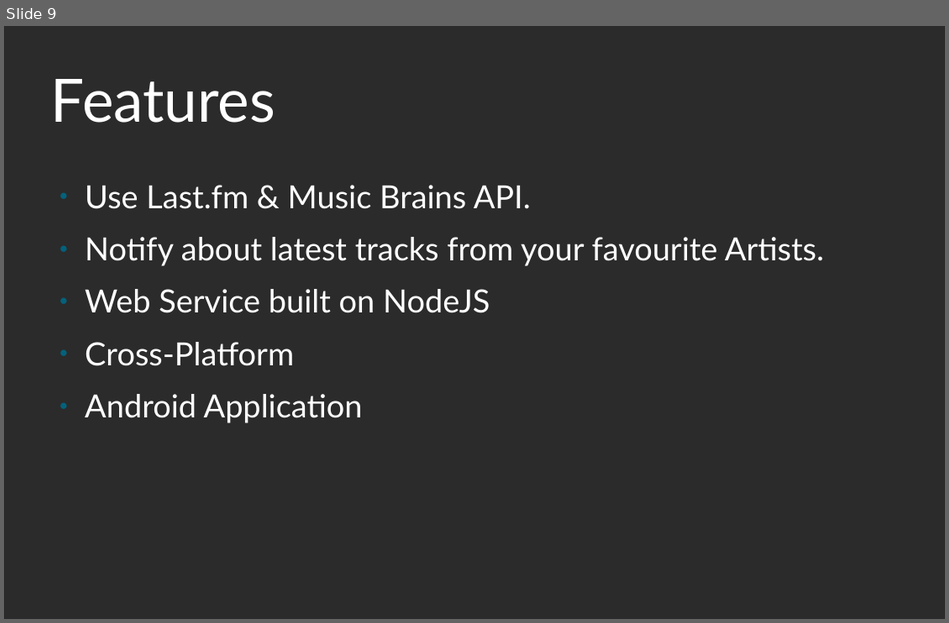
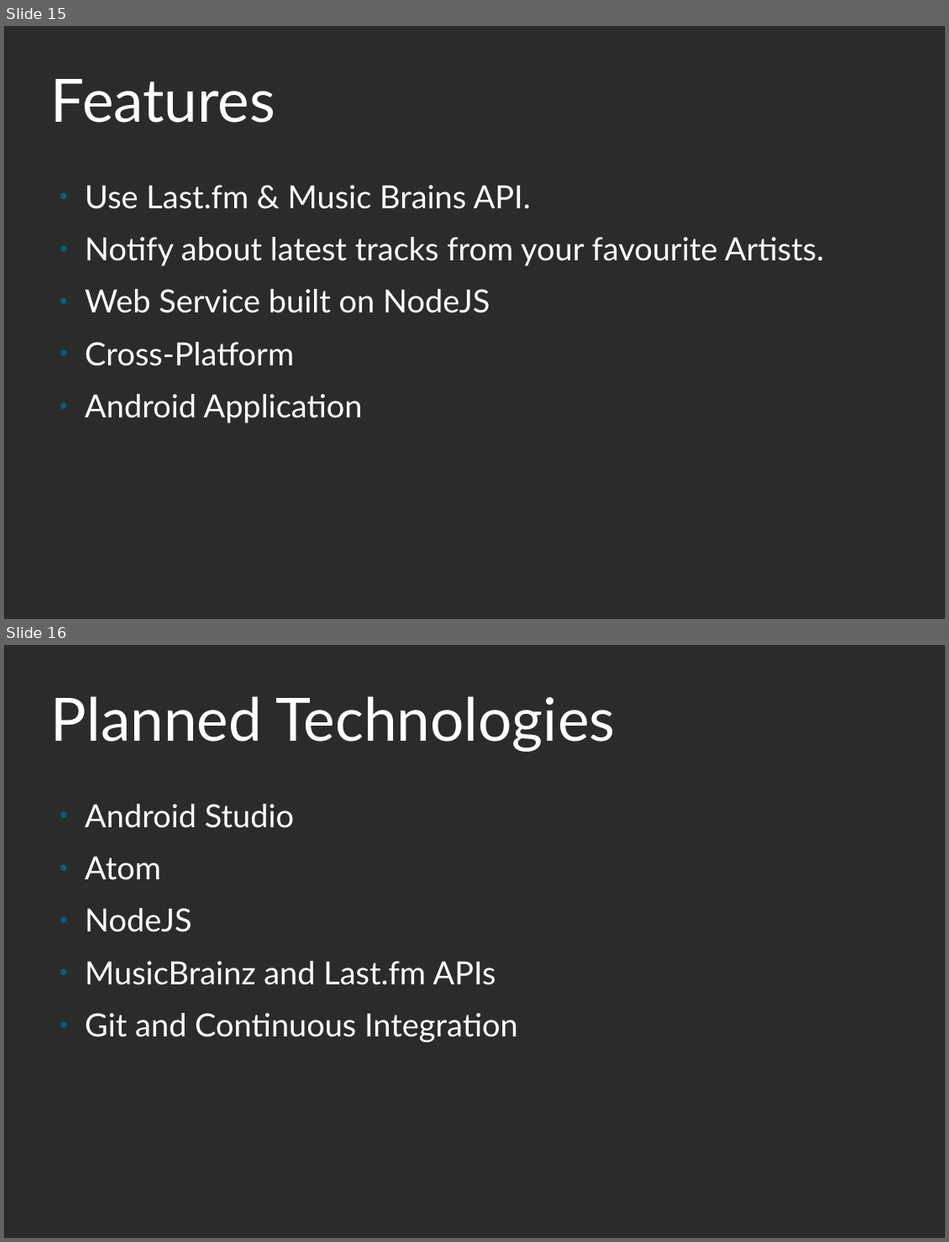
Before and after one commit to prajjwaldimri/artist-tracker, a slide deck: presentations/First.odp. Shown one above the other, each under a label of ours: slide 9 before the commit, slides 15 and 16 after it. The pictures are 949x623 and 949x1242 pixels, drawn with LibreOffice and Linux fonts; fonts in the diff are those of the drawing; background and template pictures are left out; a plain dark background stands for a picture behind light text. Boxes give left, top, right and bottom in pixels: in the first picture for what was removed or moved away, otherwise in the second. Text is boxed around its words. In the diff, an @@ line names an element or a change of style, - is before the commit and + after.

```diff
--- a/presentations/First.odp
+++ b/presentations/First.odp
@@ slide 16 added at (4,645,945,1238), background picture (left out) @@
@@ title added at (51,696,615,752), 60 pt, text #FFFFFF @@
+Planned Technologies
@@ text added at (85,804,518,1042), 32 pt, text #FFFFFF @@
+● Android Studio
+● Atom
+● NodeJS
+● MusicBrainz and Last.fm APIs
+● Git and Continuous Integration
@@ what was slide 9 is now slide 15 @@
```
Also in this commit, not shown: 3 slides changed, 6 other slides added, 11 other files.
